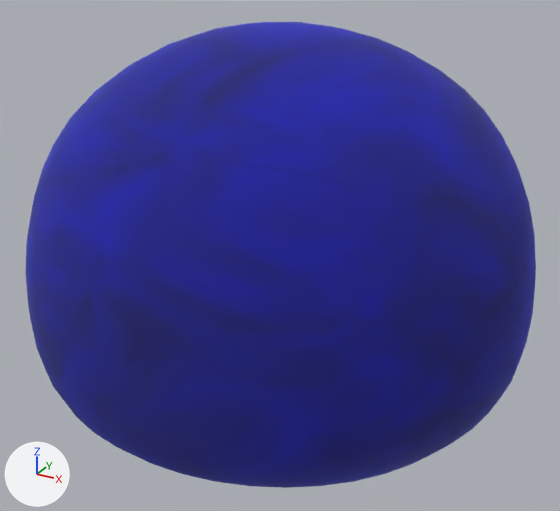
The Blender file Blender/models/Slime_v4.blend, before and after one commit.
Camera for both pictures: a 50 mm lens placed at (0.427, -0.779, 0.56), pointed at (0.01, -0.02, 0.18). The lights are fixed; the arrows at lower left show +X, +Y and +Z. The first picture is the older version.

The first picture shows 'Normal Slime Membrane'.
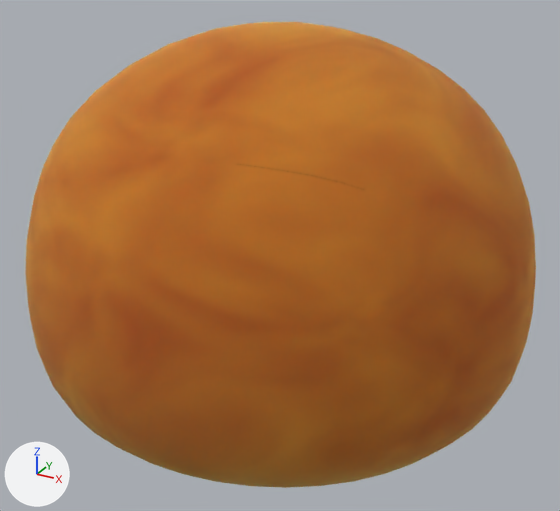
Boxes [x1, y1, x2, y2] around the edits, measured in the pictures (560 x 511 px):
'Normal Slime Membrane', recoloured (blue to brown)
    both: [25, 22, 536, 488]

The change in detail:
Picture 'Large Membrane' (img_large_membrane) is new.
Material 'Large Slime' (mat_large_slime) is new.
Its texture is img_large_membrane.
Its roughness is 1.0.
Its subsurface weight is 1.0.
Its subsurface radius is (1.0, 1.0, 1.0).
Its subsurface scale is 0.55.
me_normal_slime_membrane has 866 vertices, 864 faces and spans x -0.278..0.278, y -0.278..0.278, z 0.011..0.41.
me_normal_slime_membrane no longer uses material mat_normal_slime (picture img_normal_slime_membrane_png).
me_normal_slime_membrane gains material mat_large_slime (picture img_large_membrane).
